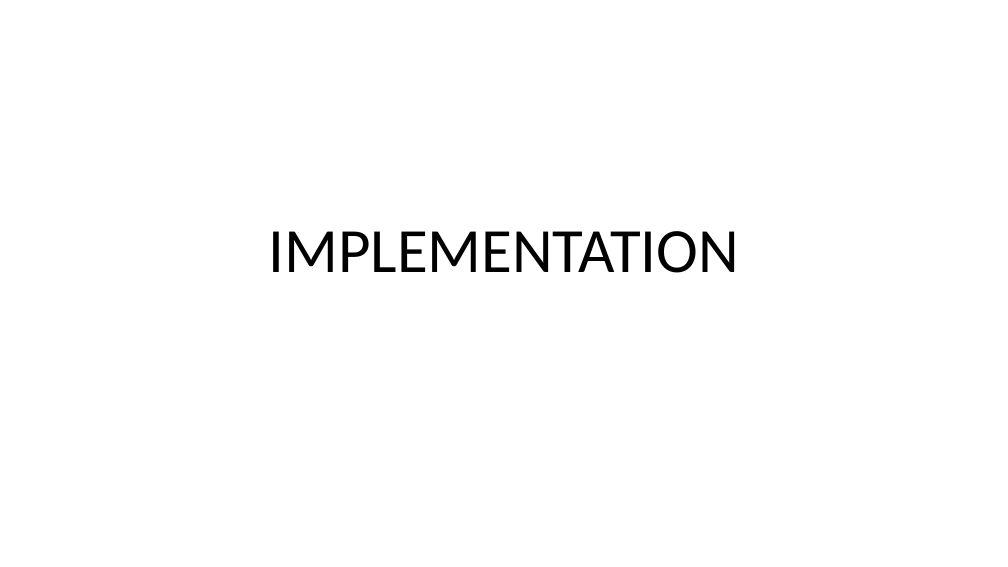
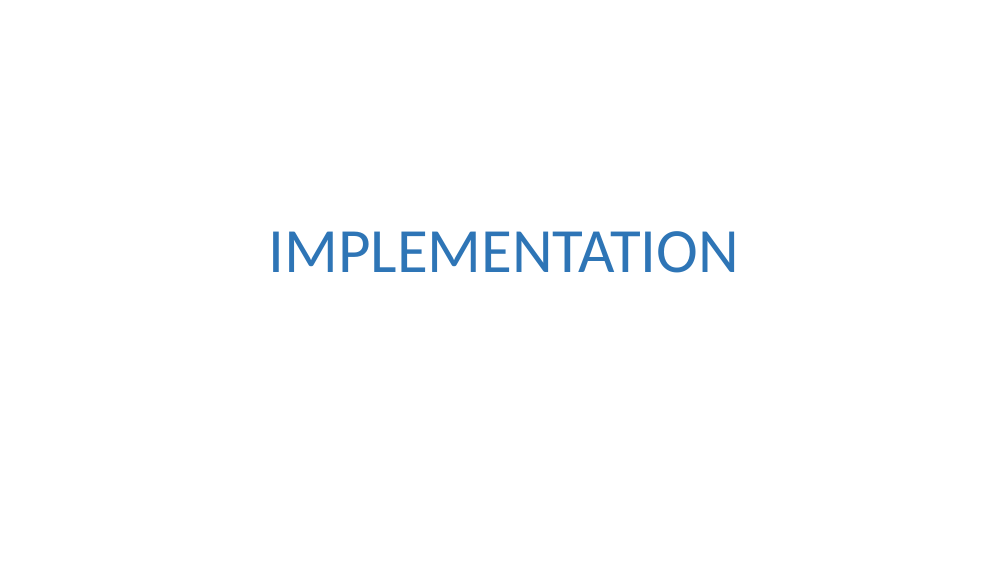
Before and after one commit to mafzzz/can-controller, a slide deck: slide 16 of Docs/Final Project Presenatation.pptx (slide 15 before the commit). Drawn at 1008x567 pixels with LibreOffice and Linux fonts; fonts in the diff are those of the drawing. Boxes give left, top, right and bottom in pixels: in the first picture for what was removed or moved away, otherwise in the second. Text is boxed around its words. In the diff, an @@ line names an element or a change of style, - is before the commit and + after.

```diff
--- a/Docs/Final Project Presenatation.pptx
+++ b/Docs/Final Project Presenatation.pptx
@@ title "IMPLEMENTATION" at (x1=268, y1=231, x2=739, y2=273): text colour #000000 to #2E75B6 @@
```
Also in this commit, not shown: 11 other slides changed, 24 slides added, 1 slide removed.
